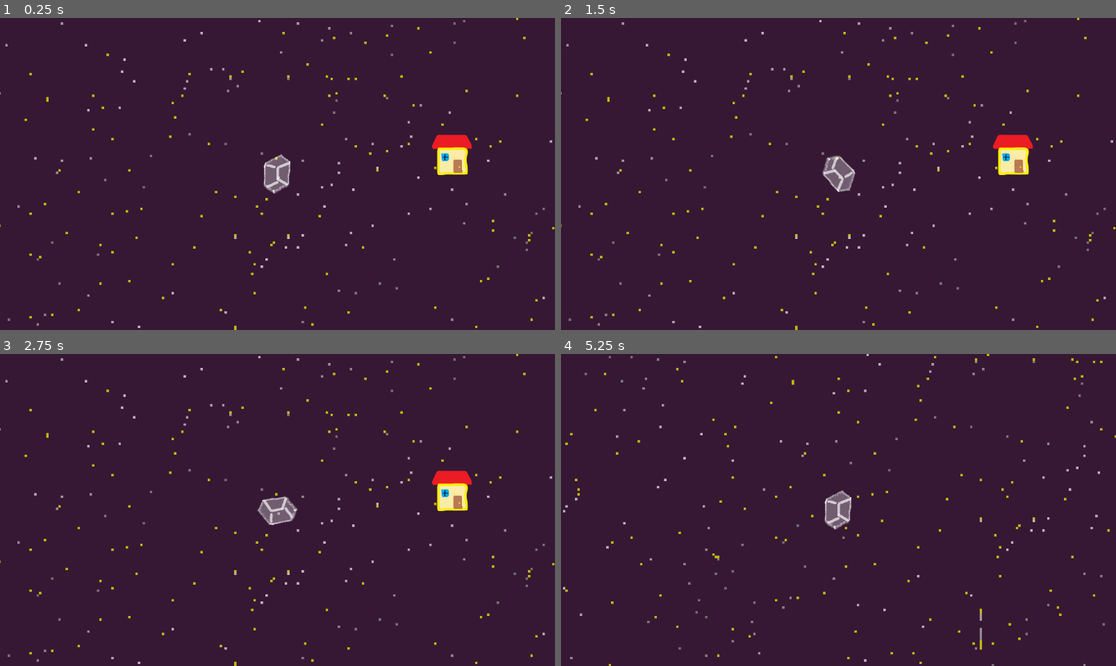
Above: before the commit, frames 1-4 (two rows, left to right).
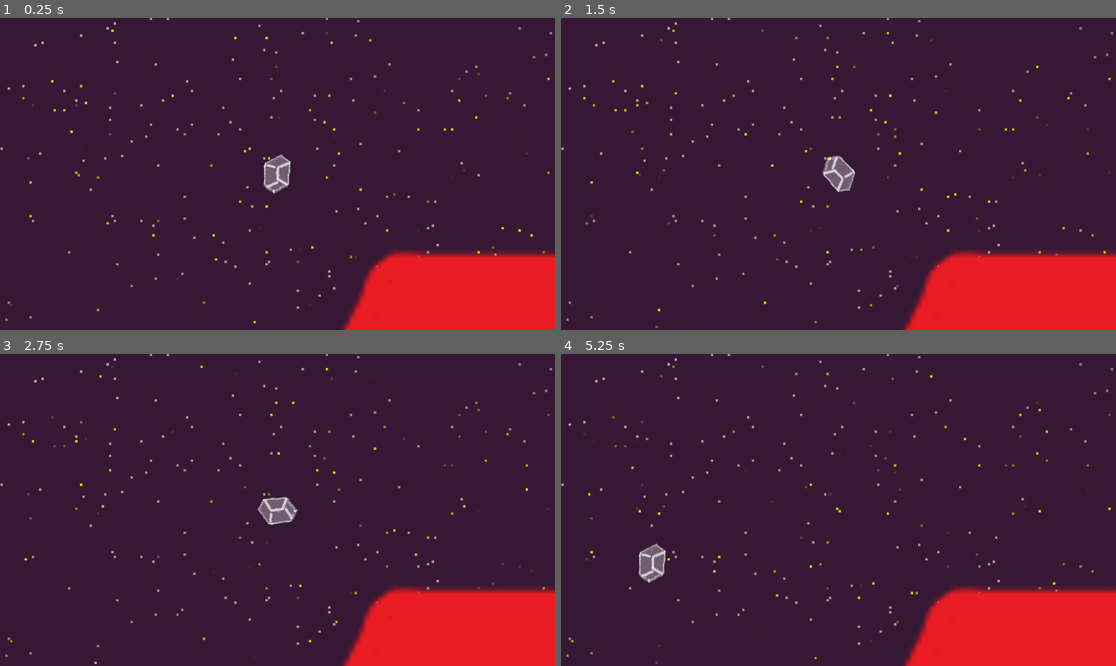
Above: after the commit, the same moments.

Repository: minicago/shika
Game: Godot game, scene res://tests/world test/world Test.tscn
The game is run twice, just before and just after one commit, with the same random seed, the same clock (stepped at 60 frames per second) and the same inputs. Before the commit the project starts from res://tests/camera test/camera Test.tscn.
Inputs (mouse positions are in pixels of both pictures, inside the frame that each line leads up to):
- Up to frame 1 (0.25 s): no input
- Up to frame 2 (1.5 s): tap Enter at 0.5 s; move the mouse to (960, 158) at 0.52 s; press the mouse at (960, 158) at 0.53 s; hold Right (right) 0.53-1.28 s; move the mouse to (727, 189) at 1.27 s; release the mouse at (727, 189) at 1.28 s; hold Down (down) from 1.28 s (still down); click (727, 189) at 1.35 s
- Up to frame 3 (2.75 s): tap Space at 2 s; move the mouse to (333, 441) at 2.02 s; release Down (down) at 2.03 s; press the mouse at (333, 441) at 2.03 s; hold Right (right) from 2.03 s (still down)
- Up to frame 4 (5.25 s): move the mouse to (810, 572) at 2.77 s; release Right (right) at 2.78 s; release the mouse at (810, 572) at 2.78 s; hold Up (up) 2.78-3.53 s; click (810, 572) at 2.85 s; move the mouse to (1005, 556) at 3.52 s; press the mouse at (1005, 556) at 3.53 s; hold Left (left) 3.53-5.03 s; move the mouse to (672, 463) at 4.27 s; release the mouse at (672, 463) at 4.28 s; click (672, 463) at 4.35 s; move the mouse to (866, 510) at 5.02 s; press the mouse at (866, 510) at 5.03 s; hold Down (down) from 5.03 s (still down)

The runs differ from the first frame. In frame 1, 11% of the frame differs, in the area x 0-100%, y 0-100%; in frame 2, 11%; in frame 3, 11%; in frame 4, 11%.

Commit message:
world first step

Diff:
--- a/project.godot
+++ b/project.godot
@@ -11,7 +11,7 @@
 [application]
 
 config/name="Shika"
-run/main_scene="res://tests/camera test/camera Test.tscn"
+run/main_scene="res://tests/world test/world Test.tscn"
 config/features=PackedStringArray("4.2", "GL Compatibility")
 config/icon="res://icon.svg"
 
--- /dev/null
+++ b/scripts/UI/obj.gd
@@ -0,0 +1,34 @@
+extends Node2D
+class_name Obj_UI
+var lowlevel : Obj
+
+@onready var polygon : Polygon2D = $Polygon2D
+
+func get_speed():
+	return lowlevel.get_speed()
+
+func get_toward():
+	return lowlevel.get_toward()
+
+func get_obj_position():
+	return lowlevel.get_obj_position()
+
+func get_polygon() -> PackedVector2Array :
+	return Transform2D(0.0,scale * polygon.scale,0.0,Vector2.ZERO) * polygon.polygon
+
+func set_obj_position(pos : Vector2):
+	lowlevel.set_obj_position(pos)
+
+func function_process(delta):
+	return lowlevel.function_process(delta)
+
+func _process(delta):
+
+	function_process(delta)
+
+	rotation = get_toward().angle() + PI / 2
+
+	position = get_obj_position()
+
+func free():
+	get_parent().remove_child(self)
--- /dev/null
+++ b/scripts/UI/world.gd
@@ -0,0 +1,59 @@
+extends Node2D
+class_name World_UI
+
+var lowlevel : World
+
+@onready var camera : Camera2D = $Camera2D
+@onready var background : TextureRect = $Camera2D/Background
+@onready var shader : ShaderMaterial = background.material
+@onready var rider_UI : Obj_UI = $Rider
+@onready var home_UI : Obj_UI = $Home
+
+func get_rider_UI():
+	return rider_UI
+
+func get_home_UI():
+	return home_UI
+
+func get_rider():
+	return lowlevel.get_rider()
+
+func get_camera_zoom():
+	return max (0.8 * log(get_rider().get_speed().length() / 100),1)
+
+func get_camera_offset():
+	return get_viewport_rect().size * get_rider().get_toward() * get_rider().get_speed().length() / (6000)
+
+func camera_aim_rider():
+	camera.zoom = Vector2(1,1) / get_camera_zoom()
+	camera.offset = get_camera_offset()
+	camera.position = get_rider().get_obj_position()
+	background.size = get_viewport_rect().size * 10
+	background.set_position((-background.size/2) )
+	shader.set_shader_parameter("pos", get_rider().get_obj_position() )
+	shader.set_shader_parameter("size", get_viewport_rect().size * 10)
+
+func camera_aim_position(pos : Vector2 ):
+	camera.zoom = Vector2(1,1)
+	camera.offset = Vector2(0,0)
+	camera.position = pos
+	background.size = get_viewport_rect().size * 10
+	background.set_position((-background.size/2) )
+	shader.set_shader_parameter("pos", pos )
+	shader.set_shader_parameter("size", get_viewport_rect().size * 10)
+
+func get_objs():
+	var ret : Array[Obj]
+	for child:Obj_UI in find_children("*","Obj_UI") :
+		ret.append(child.lowlevel)
+	return ret
+
+func _process(delta):
+	Bump_manager.manager_process(get_objs(), delta)
+	if Input.is_action_pressed("click"):
+		camera_aim_position(Vector2(0,0))
+	else:
+		if get_rider() != null :
+			camera_aim_rider()
+
+	pass
--- /dev/null
+++ b/scripts/function/objs/obj.gd
@@ -0,0 +1,55 @@
+extends Node
+class_name Obj_function
+
+var lowlevel : Obj
+
+var toward : Vector2 = Vector2(0,-1.0)
+var position : Vector2
+var bump_info : Dictionary
+signal bumped(info : Dictionary)
+var global_polygon:PackedVector2Array = PackedVector2Array()
+var banlist : Dictionary
+
+func get_toward():
+	return toward
+
+func get_obj_position():
+	return position
+
+func set_obj_position(pos):
+	position = pos
+	refresh_polygon_in_world()
+
+func get_bump_info():
+	return bump_info
+
+func get_polygon():
+	return lowlevel.get_polygon()
+
+func function_process(delta):
+	pass
+
+func bump_handler(info : Dictionary):
+	if info.get("once",true):
+		if not banlist.get(info.get("collider"), false):
+			banlist[info.get("collider")] = true
+		else : return
+
+func get_bumped_signal():
+	return bumped
+
+func refresh_polygon_in_world():
+	global_polygon = Transform2D(0,get_obj_position()) * get_polygon()
+
+func get_polygon_in_world():
+	return global_polygon
+
+func bump_init():
+	bump_info_append("collider", lowlevel)
+	bumped.connect(bump_handler)
+
+func bump_info_append(key , value):
+	bump_info[key] = value
+
+func allow_bump(collider : Obj):
+	return not banlist.get(collider, false)
--- a/scripts/UI/rider.gd
+++ b/scripts/function/objs/rider.gd
@@ -1,5 +1,5 @@
-extends Node2D
-class_name Rider
+extends Obj_function
+class_name Rider_function
 
 var speed : Vector2 = Vector2.ZERO
 var resist : float = 0.9
@@ -7,28 +7,21 @@
 var rtimes :float = 10.0
 var brake : float = 1000.0
 var power : float = 1000.0
-var toward : Vector2 = Vector2(0,-1.0)
+
 var spinRate : float = PI
 var spinLoss : float = 0.8
-@onready var camera : Camera2D = $Camera2D
-@onready var background : TextureRect = $Background
-@onready var shader : ShaderMaterial = background.material
 
-func _process(delta):
+func get_speed():
+	return speed
 
-	camera.zoom = Vector2(1,1) /  max (0.8 * log(speed.length() / 100),1)
-	camera.offset = get_viewport_rect().size * toward * speed.length() / (6000)
-	background.size = get_viewport_rect().size * 5.0
-	rotation = toward.angle() + PI / 2
-	background.rotation = -rotation
-	background.set_position((-background.size/2).rotated(-rotation))
-	shader.set_shader_parameter("pos",position)
-	shader.set_shader_parameter("size", get_viewport_rect().size * 5.0)
+func function_process(delta):
+	speed *= exp(-resist*delta)
+
+	set_obj_position( position + toward * speed.x * delta + toward.rotated(- PI / 2) * speed.y * delta)
 
 
-	position += toward * speed.x * delta + toward.rotated(- PI / 2) * speed.y * delta
+	if Input.is_action_pressed("up") :
 
-	if Input.is_action_pressed("up") :
 		speed.x += power * delta
 
 
@@ -44,7 +37,7 @@
 		toward = toward.rotated(tmp)
 		speed = speed.rotated(tmp) * spinLoss + speed * (1 - spinLoss)
 
-	speed *= exp(-resist*delta)
+
 	if Input.is_action_pressed("down") :
 		if (abs(speed.x) < brake * delta) : speed.x = 0
 		else : if(speed.x > 0) : speed.x -= brake  * delta
@@ -60,4 +53,10 @@
 		else : if(speed.y > 0) : speed.y -= lineResist * rtimes * delta
 		else : speed.y += lineResist * rtimes * delta
 
-	print (speed )
+func bump_handler(info : Dictionary):
+	if info.get("once",true):
+		if not banlist.get(info.get("collider"), false):
+			banlist[info.get("collider")] = true
+		else : return
+	if info.get("type", "") == "home":
+		print("back home")
--- /dev/null
+++ b/scripts/function/world.gd
@@ -0,0 +1,25 @@
+extends Node2D
+class_name World_function
+
+var rider : Rider
+var home : Obj
+var lowlevel : World
+
+func get_rider_UI():
+	return lowlevel.get_rider_UI()
+
+func get_home_UI():
+	return lowlevel.get_home_UI()
+
+func get_rider():
+	return rider
+
+func instance_rider():
+	rider = Rider.new()
+	rider.rider_init("res://tscns/objs/rider/glassy.tscn",get_rider_UI())
+
+func instance_home():
+	home = Obj.new()
+	home.obj_init("res://tscns/objs/home.tscn",get_home_UI())
+	home.set_obj_position(Vector2(500,500))
+	home.bump_info_append("type","home")
--- /dev/null
+++ b/scripts/lowlevel/bump_manager.gd
@@ -0,0 +1,16 @@
+extends Node
+class_name Bump_manager
+
+var bump_Dicitionary : Dictionary
+
+
+static func manager_process(handle_list :Array[Obj], delta):
+	#for collidee in handle_list:
+	#	print(polygon_in_world(collidee))
+	for collidee in handle_list:
+		for collider in handle_list:
+			if collider != collidee :
+				if collidee.allow_bump(collider):
+					if not Geometry2D.intersect_polygons( collider.get_polygon_in_world(), collidee.get_polygon_in_world()).is_empty() :
+						collidee.get_bumped_signal().emit(collider.get_bump_info())
+	pass
--- /dev/null
+++ b/scripts/lowlevel/objs/obj.gd
@@ -0,0 +1,54 @@
+extends Node
+class_name Obj
+
+var function : Obj_function
+var UI : Obj_UI
+
+func get_toward() -> Vector2:
+	return function.get_toward()
+
+func get_obj_position() -> Vector2:
+	return function.get_obj_position()
+
+func set_obj_position(pos : Vector2):
+	function.set_obj_position(pos)
+
+func get_bump_info() -> Dictionary:
+	return function.get_bump_info()
+
+func get_polygon() -> PackedVector2Array:
+	return UI.get_polygon()
+
+func get_bumped_signal() -> Signal:
+	return function.get_bumped_signal()
+
+func get_polygon_in_world() -> PackedVector2Array:
+	return function.get_polygon_in_world()
+
+func function_process(delta):
+	return function.function_process(delta)
+
+func obj_init( path : String ,binder : Obj_UI = null ):
+	if binder == null :
+		UI = load(path).instantiate()
+	else :
+		UI = binder
+	function = Obj_function.new()
+	UI.lowlevel = self
+	function.lowlevel = self
+	function.bump_init()
+
+func bump_info_append(key , value):
+	function.bump_info_append(key, value)
+
+func allow_bump(collider : Obj):
+	return function.allow_bump(collider)
+
+func _ready():
+
+	pass
+	#get_parent().add_child(function)
+
+func free():
+	UI.free()
+	function.free()
--- /dev/null
+++ b/scripts/lowlevel/objs/rider.gd
@@ -0,0 +1,27 @@
+extends Obj
+class_name Rider
+
+func get_speed():
+	return function.get_speed()
+
+func get_toward():
+	return function.get_toward()
+
+func function_process(delta):
+	function.function_process(delta)
+
+func rider_init(path : String ,binder : Obj_UI = null):
+	if binder == null :
+		UI = load(path).instantiate()
+	else :
+		UI = binder
+	function = Rider_function.new()
+	UI.lowlevel = self
+	function.lowlevel = self
+	function.bump_init()
+	bump_info_append("type","rider")
+
+func _ready():
+
+	pass
+	#get_parent().add_child(function)
--- /dev/null
+++ b/scripts/lowlevel/world.gd
@@ -0,0 +1,32 @@
+extends Node
+class_name World
+
+var tscn = preload("res://tscns/world.tscn")
+var UI : World_UI
+var function : World_function
+
+func get_rider():
+	return function.get_rider()
+
+func get_rider_UI():
+	return UI.get_rider_UI()
+
+func get_home_UI():
+	return UI.get_home_UI()
+
+func instance_rider():
+	return function.instance_rider()
+
+func instance_home():
+	return function.instance_home()
+
+func world_init(binder : World_UI = null):
+	if binder == null :
+		UI = tscn.instantiate()
+	else :
+		UI = binder
+	function = World_function.new()
+	UI.lowlevel = self
+	function.lowlevel = self
+	instance_rider()
+	instance_home()
--- a/shaders/Background.gdshader
+++ b/shaders/Background.gdshader
@@ -18,7 +18,7 @@
 }
 
 void fragment() {
-	vec2 tmp =  (size * UV  + pos) / 500.0;
+	vec2 tmp =  (size * (UV - vec2(0.5, 0.5)) + pos) / 500.0;
 
 	/*
 	if(int(abs(tmp.x)) % 500 < 10 || int(abs(tmp.y)) % 500 < 10 )
@@ -28,13 +28,14 @@
 	*/
 
 	COLOR = texture(TEXTURE, tmp - floor(tmp));
+
 	vec2 tmp2 = floor(tmp * 100.0);
 	//tmp3.y *= 2.2;
 	float seed0 = logistic(logistic(tmp2.y) + logistic(tmp2.x) * tmp2.y +tmp2.x - tmp2.y);
 	float seed1 = sin(tmp.x * tmp.y) * 0.5 +0.5;
 
 	if(seed0 < 0.001)
-		COLOR = mix(vec4(1.0,1.0,0.0,1.0),COLOR,0.3);
+		COLOR = mix(vec4(1.0,1.0,0.0,1.0),COLOR,sin(TIME + 2.0 * PI * seed0 / 0.001) * 0.4 + 0.6);
 	else if(seed0 < 0.002)
 		COLOR = mix(vec4(1.0,1.0,1.0,seed1),COLOR,0.3);
 	COLOR = mix(COLOR , vec4(1.0,1.0,0.0,1.0), -tmp.y / 10000.0);
--- a/tests/camera test/camera Test.tscn
+++ b/tests/camera test/camera Test.tscn
@@ -1,15 +1,10 @@
-[gd_scene load_steps=3 format=3 uid="uid://cpufbrk6aca2u"]
+[gd_scene load_steps=2 format=3 uid="uid://cpufbrk6aca2u"]
 
-[ext_resource type="PackedScene" uid="uid://dtfnnks4xvt8u" path="res://tscns/rider.tscn" id="1_8arvn"]
-[ext_resource type="Texture2D" uid="uid://dpmx6hovq0jfd" path="res://images/normal/1.png" id="2_mowyu"]
+[ext_resource type="Script" path="res://scripts/lowlevel/objs/rider.gd" id="2_6v7m8"]
 
 [node name="CameraTest" type="Control"]
 layout_mode = 3
 anchors_preset = 0
 
-[node name="Rider" parent="." instance=ExtResource("1_8arvn")]
-
-[node name="1" type="Sprite2D" parent="."]
-z_index = 1
-position = Vector2(360, -48)
-texture = ExtResource("2_mowyu")
+[node name="Riders" type="Node" parent="."]
+script = ExtResource("2_6v7m8")
--- /dev/null
+++ b/tests/world test/world Test.gd
@@ -0,0 +1,6 @@
+extends Control
+
+var world : World = World.new()
+
+func _ready():
+	world.world_init($World)
--- /dev/null
+++ b/tests/world test/world Test.tscn
@@ -0,0 +1,15 @@
+[gd_scene load_steps=3 format=3 uid="uid://dx36amyn2ojwb"]
+
+[ext_resource type="Script" path="res://tests/world test/world Test.gd" id="1_u8d8c"]
+[ext_resource type="PackedScene" uid="uid://otrd3idnjn42" path="res://tscns/world.tscn" id="2_kxnap"]
+
+[node name="WorldTest" type="Control"]
+layout_mode = 3
+anchors_preset = 15
+anchor_right = 1.0
+anchor_bottom = 1.0
+grow_horizontal = 2
+grow_vertical = 2
+script = ExtResource("1_u8d8c")
+
+[node name="World" parent="." instance=ExtResource("2_kxnap")]
--- a/tscns/card.tscn
+++ b/tscns/card.tscn
@@ -2,7 +2,7 @@
 
 [ext_resource type="Texture2D" uid="uid://dev5x0yhmcyis" path="res://images/common/block.png" id="1_ccnlw"]
 [ext_resource type="Script" path="res://scripts/UI/card.gd" id="1_il1ev"]
-[ext_resource type="Texture2D" uid="uid://dpmx6hovq0jfd" path="res://images/normal/1.png" id="2_qjbhy"]
+[ext_resource type="Texture2D" uid="uid://dpmx6hovq0jfd" path="res://images/normal/home.png" id="2_qjbhy"]
 
 [sub_resource type="LabelSettings" id="LabelSettings_h2ac7"]
 font_color = Color(1, 0, 0, 1)
--- /dev/null
+++ b/tscns/objs/home.tscn
@@ -0,0 +1,26 @@
+[gd_scene load_steps=3 format=3 uid="uid://dwwhkhb77aybi"]
+
+[ext_resource type="Script" path="res://scripts/UI/obj.gd" id="1_ctmp2"]
+[ext_resource type="Texture2D" uid="uid://dpmx6hovq0jfd" path="res://images/normal/home.png" id="2_i2we1"]
+
+[node name="Home" type="Node2D"]
+script = ExtResource("1_ctmp2")
+
+[node name="Image" type="TextureRect" parent="."]
+anchors_preset = 8
+anchor_left = 0.5
+anchor_top = 0.5
+anchor_right = 0.5
+anchor_bottom = 0.5
+offset_left = -20.0
+offset_top = -20.0
+offset_right = 20.0
+offset_bottom = 20.0
+grow_horizontal = 2
+grow_vertical = 2
+texture = ExtResource("2_i2we1")
+
+[node name="Polygon2D" type="Polygon2D" parent="."]
+self_modulate = Color(1, 1, 1, 0)
+position = Vector2(6.66667, 8)
+polygon = PackedVector2Array(25.3333, -40, 25.3333, -40, 41.3333, -16, 25.3333, -16, 25.3333, 40, -30.6667, 40, -30.6667, -16, -46.6667, -16, -30.6667, -40, 25.3333, -40)
--- /dev/null
+++ b/tscns/objs/rider/glassy.tscn
@@ -0,0 +1,25 @@
+[gd_scene load_steps=3 format=3 uid="uid://dtfnnks4xvt8u"]
+
+[ext_resource type="Script" path="res://scripts/UI/obj.gd" id="1_pcfni"]
+[ext_resource type="Texture2D" uid="uid://dddk81hjor4qt" path="res://images/bike/1.png" id="2_m5cxw"]
+
+[node name="Rider" type="Node2D"]
+script = ExtResource("1_pcfni")
+
+[node name="Image" type="TextureRect" parent="."]
+anchors_preset = 8
+anchor_left = 0.5
+anchor_top = 0.5
+anchor_right = 0.5
+anchor_bottom = 0.5
+offset_left = -20.0
+offset_top = -20.0
+offset_right = 20.0
+offset_bottom = 20.0
+grow_horizontal = 2
+grow_vertical = 2
+texture = ExtResource("2_m5cxw")
+
+[node name="Polygon2D" type="Polygon2D" parent="."]
+self_modulate = Color(1, 1, 1, 0)
+polygon = PackedVector2Array(8, -40, 8, -40, 24, -24, 24, 24, -8, 40, -24, 24, -24, -24, 8, -40, 8, -40, 8, -40)
--- a/tscns/rider.tscn
+++ /dev/null
@@ -1,46 +0,0 @@
-[gd_scene load_steps=6 format=3 uid="uid://dtfnnks4xvt8u"]
-
-[ext_resource type="Script" path="res://scripts/UI/rider.gd" id="1_wu1q8"]
-[ext_resource type="Texture2D" uid="uid://dddk81hjor4qt" path="res://images/bike/1.png" id="2_tc075"]
-[ext_resource type="Shader" path="res://shaders/Background.gdshader" id="3_qd1tj"]
-[ext_resource type="Texture2D" uid="uid://crr3mryrk0vw3" path="res://images/common/background.png" id="4_l5bfj"]
-
-[sub_resource type="ShaderMaterial" id="ShaderMaterial_wi44y"]
-shader = ExtResource("3_qd1tj")
-shader_parameter/pos = null
-shader_parameter/size = null
-
-[node name="Rider" type="Node2D"]
-script = ExtResource("1_wu1q8")
-
-[node name="Camera2D" type="Camera2D" parent="."]
-
-[node name="Image" type="TextureRect" parent="."]
-anchors_preset = 8
-anchor_left = 0.5
-anchor_top = 0.5
-anchor_right = 0.5
-anchor_bottom = 0.5
-offset_left = -20.0
-offset_top = -20.0
-offset_right = 20.0
-offset_bottom = 20.0
-grow_horizontal = 2
-grow_vertical = 2
-texture = ExtResource("2_tc075")
-
-[node name="Background" type="TextureRect" parent="."]
-z_index = -5
-material = SubResource("ShaderMaterial_wi44y")
-anchors_preset = 8
-anchor_left = 0.5
-anchor_top = 0.5
-anchor_right = 0.5
-anchor_bottom = 0.5
-offset_left = -648.0
-offset_top = -500.0
-offset_right = 784.0
-offset_bottom = 500.0
-grow_horizontal = 2
-grow_vertical = 2
-texture = ExtResource("4_l5bfj")
--- a/tscns/world.tscn
+++ b/tscns/world.tscn
@@ -1,7 +1,30 @@
-[gd_scene load_steps=2 format=3 uid="uid://otrd3idnjn42"]
+[gd_scene load_steps=7 format=3 uid="uid://otrd3idnjn42"]
 
-[ext_resource type="PackedScene" uid="uid://dtfnnks4xvt8u" path="res://tscns/rider.tscn" id="1_tskec"]
+[ext_resource type="Script" path="res://scripts/UI/world.gd" id="1_iwmv8"]
+[ext_resource type="Shader" path="res://shaders/Background.gdshader" id="2_2jh25"]
+[ext_resource type="Texture2D" uid="uid://crr3mryrk0vw3" path="res://images/common/background.png" id="3_cewru"]
+[ext_resource type="PackedScene" uid="uid://dtfnnks4xvt8u" path="res://tscns/objs/rider/glassy.tscn" id="5_jxob4"]
+[ext_resource type="PackedScene" uid="uid://dwwhkhb77aybi" path="res://tscns/objs/home.tscn" id="5_qp3ng"]
+
+[sub_resource type="ShaderMaterial" id="ShaderMaterial_abj17"]
+shader = ExtResource("2_2jh25")
+shader_parameter/pos = null
+shader_parameter/size = null
 
 [node name="World" type="Node2D"]
+script = ExtResource("1_iwmv8")
 
-[node name="Rider" parent="." instance=ExtResource("1_tskec")]
+[node name="Camera2D" type="Camera2D" parent="."]
+
+[node name="Background" type="TextureRect" parent="Camera2D"]
+material = SubResource("ShaderMaterial_abj17")
+offset_right = 40.0
+offset_bottom = 40.0
+texture = ExtResource("3_cewru")
+
+[node name="Rider" parent="." instance=ExtResource("5_jxob4")]
+z_index = 2
+
+[node name="Home" parent="." instance=ExtResource("5_qp3ng")]
+z_index = 1
+scale = Vector2(10, 10)
Renamed: images/normal/1.png -> images/normal/home.png
Not shown, changed: images/normal/home.png.import
Not shown, added: tests/world test/worDAD5.tmp
Not shown, added: tscns/rid8784.tmp
Not shown, added: tscns/wor55D1.tmp
